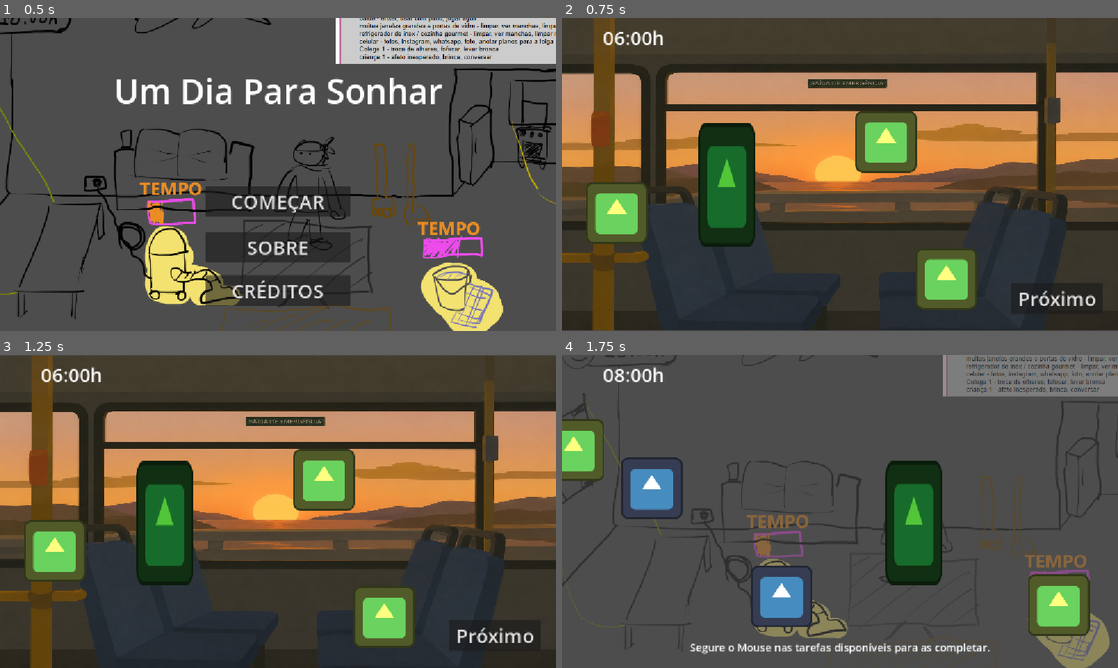
Above: before the commit, frames 1-4 (two rows, left to right).
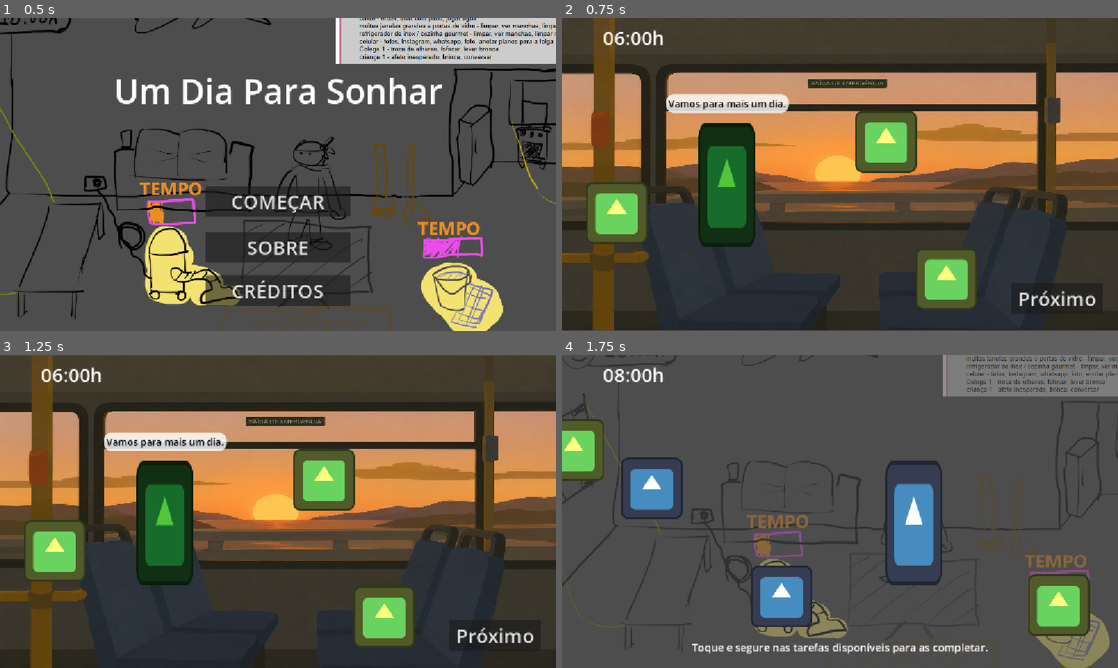
Above: after the commit, the same moments.

Repository: marcnetts/Scienza-Game-Jam
Game: Godot game, scene res://scenes/gameplay_menu_principal.tscn
The game is run twice, just before and just after one commit, with the same random seed, the same clock (stepped at 60 frames per second) and the same inputs. The engine's default icon, where the game draws it, is replaced by a stand-in: a white triangle on a blue panel in a dark square.
Inputs:
- Up to frame 1 (0.5 s): no input
- Up to frame 2 (0.75 s): click "COMEÇAR" at 0.5 s
- Up to frame 3 (1.25 s): no input
- Up to frame 4 (1.75 s): click "Próximo" at 1.25 s

Frame 1 is identical in both runs. In frame 2, 1.3% of the frame differs, in the area x 18-41%, y 24-31%; in frame 3, 1.3%; in frame 4, 4.9%, in the area x 23-77%, y 33-96%.

Commit message:
Fala inicial em cenas

Diff:
--- a/scenes/gameplay_onibus.tscn
+++ b/scenes/gameplay_onibus.tscn
@@ -11,6 +11,7 @@
 tempo_de_jogo = 0.0
 relogio_hora = 6
 segundos_mudar_horario = 0.0
+fala_inicial = "Vamos para mais um dia."
 
 [node name="ScienzaJamCenaSalao" type="Sprite2D" parent="." unique_id=335129010]
 position = Vector2(576.00006, 325.00003)
@@ -57,30 +58,29 @@
 wait_time = 30.0
 
 [node name="ItensSempreSelecionaveis" type="Node2D" parent="." unique_id=172458935]
-position = Vector2(0, 23)
 
 [node name="ItemSelecionavel4" parent="ItensSempreSelecionaveis" unique_id=424156609 instance=ExtResource("4_5h207")]
-position = Vector2(113, 383)
+position = Vector2(113, 406)
 tempo_limpeza = 0.0
 segundos_timer_item_nao_selectionavel = 0.0
 fala_personagem = "Que cheiro..."
 sempre_selecionavel = true
 
 [node name="ItemSelecionavel" parent="ItensSempreSelecionaveis" unique_id=1860087334 instance=ExtResource("4_5h207")]
-position = Vector2(796, 520)
+position = Vector2(796, 543)
 tempo_limpeza = 0.0
 segundos_timer_item_nao_selectionavel = 0.0
 fala_personagem = "Não vão dar lugar para a senhora?"
 sempre_selecionavel = true
 
 [node name="ItemSelecionavel3" parent="ItensSempreSelecionaveis" unique_id=350136880 instance=ExtResource("4_5h207")]
-position = Vector2(671, 236)
+position = Vector2(671, 259)
 tempo_limpeza = 0.0
 segundos_timer_item_nao_selectionavel = 0.0
 fala_personagem = "Ainda bem escuro."
 sempre_selecionavel = true
 
-[node name="Camera2D" type="Camera2D" parent="." unique_id=1570109313]
+[node name="CameraTremida" type="Camera2D" parent="." unique_id=1570109313]
 position = Vector2(574.141, 322)
 scale = Vector2(0.34854344, 0.26441598)
 script = ExtResource("5_7frf5")
--- a/scenes/gameplay_sala.tscn
+++ b/scenes/gameplay_sala.tscn
@@ -3,6 +3,7 @@
 [ext_resource type="Texture2D" uid="uid://bwcsp7ovupcnj" path="res://assets/scienza jam cena salao.png" id="1_4onw8"]
 [ext_resource type="Script" uid="uid://daoyl7nvd118g" path="res://scripts/gameplay_sala.gd" id="1_csjvw"]
 [ext_resource type="PackedScene" uid="uid://ccwqjo1ryq2hp" path="res://scenes/item_selecionavel.tscn" id="1_hdw4o"]
+[ext_resource type="Texture2D" uid="uid://damxydfeq6fjs" path="res://icon.svg" id="4_608sb"]
 [ext_resource type="PackedScene" uid="uid://3pp2wwiu5hox" path="res://scenes/jogador.tscn" id="4_hhn5h"]
 
 [node name="Node2D" type="Node2D" unique_id=1756217361]
@@ -18,6 +19,7 @@
 
 [node name="Jogador" parent="." unique_id=193595288 instance=ExtResource("4_hhn5h")]
 position = Vector2(729, 348)
+sprite_inicial = ExtResource("4_608sb")
 
 [node name="ItensSelecionaveis" type="Node2D" parent="." unique_id=364634199]
 
@@ -45,7 +47,7 @@
 grow_horizontal = 2
 grow_vertical = 0
 theme_override_font_sizes/normal_font_size = 22
-text = "Segure o Mouse nas tarefas disponíveis para as completar."
+text = "Toque e segure nas tarefas disponíveis para as completar."
 fit_content = true
 autowrap_mode = 0
 horizontal_alignment = 1
@@ -68,10 +70,9 @@
 wait_time = 30.0
 
 [node name="ItensSempreSelecionaveis" type="Node2D" parent="." unique_id=172458935]
-position = Vector2(0, 23)
 
 [node name="ItemSelecionavel4" parent="ItensSempreSelecionaveis" unique_id=424156609 instance=ExtResource("1_hdw4o")]
-position = Vector2(24, 175)
+position = Vector2(24, 198)
 tempo_limpeza = 0.0
 fala_personagem = "Como o tempo está bonito lá fora..."
 sempre_selecionavel = true
--- a/scripts/gameplay_sala.gd
+++ b/scripts/gameplay_sala.gd
@@ -6,6 +6,7 @@
 @export var segundos_mudar_horario: float = 30.0
 @export var nivel_atual: int = 1 #todo
 @export var is_continuar_sujando_final_jogo: bool = false
+@export var fala_inicial: String
 
 var itens_selecionaveis: Array[ItemSelecionavel]
 var itens_sempre_selecionaveis: Array[ItemSelecionavel]
@@ -36,6 +37,8 @@
 			child.jogador_falando.connect(falar_jogador)
 	for id in ids_itens_ja_selecionaveis:
 		itens_selecionaveis[id].sujar()
+	if fala_inicial:
+		falar_jogador(fala_inicial)
 
 func pausar_todos_timers():
 	timer_geral.paused = true
